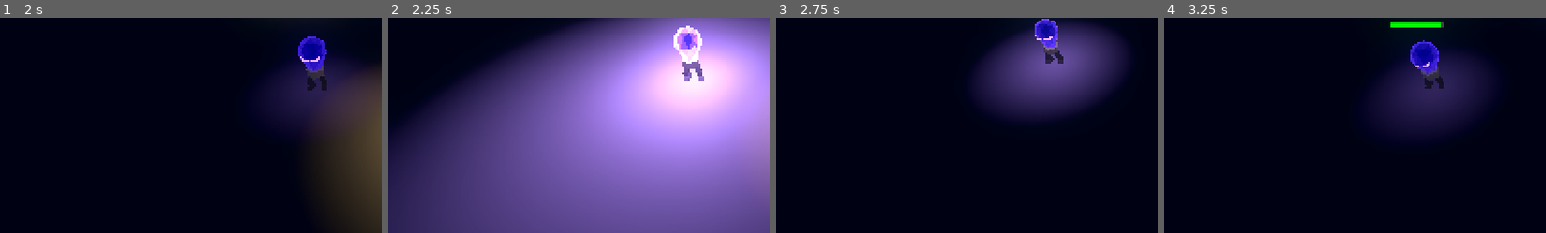
Above: before the commit, frames 1-4 (left to right).
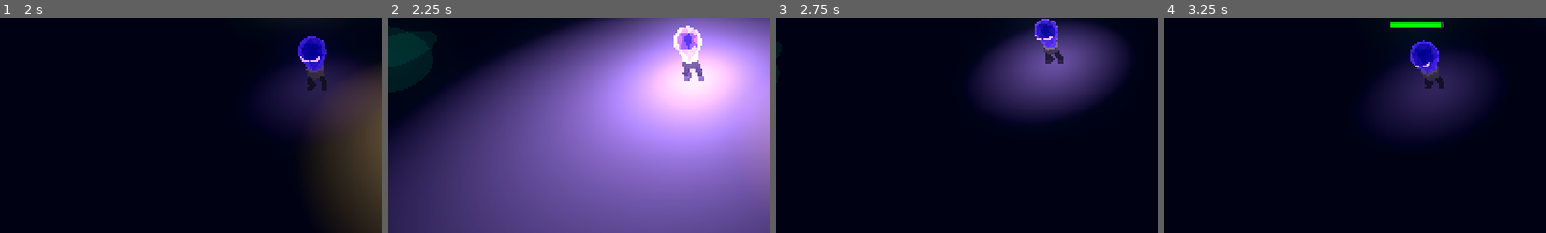
Above: after the commit, the same moments.

Repository: LowPolyFreak/EllieDeesAdventure
Game: Godot game, scene res://Scenes/main.tscn
The game is run twice, just before and just after one commit, with the same random seed, the same clock (stepped at 60 frames per second) and the same inputs.
Inputs:
- Up to frame 1 (2 s): hold D (right_p1) 0.53-1.28 s; tap Down (down_p2) at 0.6 s; tap Space (jump_p1) at 0.77, 1.52 s; hold S (down_p1) from 1.28 s (still down); tap Shift (glow_p1) at 1.35 s
- Up to frame 2 (2.25 s): release S (down_p1) at 2.03 s; hold D (right_p1) from 2.03 s (still down); tap Keypad 0 (glow_p2) at 2.1 s
- Up to frame 3 (2.75 s): keep holding D (right_p1)
- Up to frame 4 (3.25 s): release D (right_p1) at 2.78 s; hold W (up_p1) from 2.78 s (still down); tap E (interact) at 2.85 s; tap Space (jump_p1) at 3.02 s
The pictures show only the part of the screen within x 0-50%, y 41-91%; the shares and areas given below are measured in that part.

Frame 1 is identical in both runs. In frame 2, 2.5% of the frame differs, in the area x 0-11%, y 3-33%; in frame 3, less than 0.1%; in frame 4, nothing differs.

Commit message:
More ai work

Diff:
--- a/Scenes/ellie.tscn
+++ b/Scenes/ellie.tscn
@@ -138,17 +138,17 @@
 [node name="EllieModel" parent="." instance=ExtResource("2_mu1gt")]
 
 [node name="Skeleton3D" parent="EllieModel/Armature" index="0"]
-bones/0/position = Vector3(0.00780628, 0.490404, -0.0152299)
-bones/0/rotation = Quaternion(0.00314383, -0.000787102, -0.000783265, 0.999995)
-bones/1/rotation = Quaternion(0.0523991, -0.138516, 0.976064, 0.159272)
+bones/0/position = Vector3(0.00684479, 0.49391, -0.0117554)
+bones/0/rotation = Quaternion(0.00474399, -0.000571107, -0.000627335, 0.999988)
+bones/1/rotation = Quaternion(0.0515293, -0.136148, 0.977218, 0.154444)
 bones/1/scale = Vector3(1, 1, 1)
-bones/2/rotation = Quaternion(0.435988, -0.00388577, 0.203777, 0.87657)
-bones/3/rotation = Quaternion(-0.850921, -0.0294546, -0.0359252, 0.523235)
+bones/2/rotation = Quaternion(0.424431, -0.00391628, 0.198376, 0.883453)
+bones/3/rotation = Quaternion(-0.844752, -0.0328936, -0.0380895, 0.532787)
 bones/3/scale = Vector3(1, 1, 1)
-bones/4/rotation = Quaternion(-0.0409791, -0.141971, 0.979104, -0.139717)
+bones/4/rotation = Quaternion(-0.0419573, -0.13895, 0.979822, -0.137412)
 bones/4/scale = Vector3(1, 1, 1)
-bones/5/rotation = Quaternion(0.441775, 0.00387008, -0.206482, 0.873032)
-bones/6/rotation = Quaternion(-0.855511, 0.0313062, 0.0599735, 0.513345)
+bones/5/rotation = Quaternion(0.42939, 0.00390331, -0.200693, 0.880529)
+bones/6/rotation = Quaternion(-0.848764, 0.0342498, 0.0587231, 0.524384)
 bones/6/scale = Vector3(1, 1, 1)
 bones/7/position = Vector3(-0.187498, 0.245262, -0.282433)
 bones/8/position = Vector3(-0.170884, 0.0506439, 0.0332276)
@@ -161,7 +161,7 @@
 bones/10/scale = Vector3(1, 1, 1)
 
 [node name="BoneAttachment3D" parent="EllieModel/Armature/Skeleton3D" index="0"]
-transform = Transform3D(0.999998, 0.00156157, -0.00157912, -0.00157147, 0.999979, -0.00628638, 0.00156927, 0.00628885, 0.999979, 0.00780628, 0.490404, -0.0152299)
+transform = Transform3D(0.999999, 0.00124924, -0.00114815, -0.00126007, 0.999954, -0.00948716, 0.00113625, 0.00948859, 0.999954, 0.00684479, 0.49391, -0.0117554)
 
 [node name="OmniLight3D" parent="EllieModel/Armature/Skeleton3D/BoneAttachment3D" index="0"]
 light_energy = 0.25
--- a/Scenes/ghost.tscn
+++ b/Scenes/ghost.tscn
@@ -1,9 +1,10 @@
-[gd_scene load_steps=9 format=3 uid="uid://bdpxo5mey5nkd"]
+[gd_scene load_steps=14 format=3 uid="uid://bdpxo5mey5nkd"]
 
 [ext_resource type="PackedScene" uid="uid://3ohppoh2dwi" path="res://Scenes/uv_glow_cmpt.tscn" id="1_abus7"]
 [ext_resource type="Script" path="res://Scripts/ghost.gd" id="1_xoyfn"]
 [ext_resource type="PackedScene" uid="uid://doqqud74nr01a" path="res://Scenes/patrol_component.tscn" id="3_xbbn4"]
 [ext_resource type="PackedScene" uid="uid://bixqbcx87c3cl" path="res://Scenes/chase_component.tscn" id="4_qcwxf"]
+[ext_resource type="Texture2D" uid="uid://db135dfjansp2" path="res://Textures/EyeExpressions.png" id="5_f8m4q"]
 
 [sub_resource type="StandardMaterial3D" id="StandardMaterial3D_nddc2"]
 transparency = 1
@@ -23,6 +24,29 @@
 
 [sub_resource type="SphereShape3D" id="SphereShape3D_a8c50"]
 radius = 1.0
+
+[sub_resource type="SphereShape3D" id="SphereShape3D_h7m47"]
+radius = 4.0
+
+[sub_resource type="SphereShape3D" id="SphereShape3D_31xhb"]
+radius = 1.5
+
+[sub_resource type="StandardMaterial3D" id="StandardMaterial3D_1uiyr"]
+transparency = 1
+albedo_color = Color(0, 0, 0, 1)
+albedo_texture = ExtResource("5_f8m4q")
+metallic_specular = 0.0
+roughness = 0.0
+emission_enabled = true
+emission = Color(1, 0, 0, 1)
+emission_energy_multiplier = 2.0
+uv1_scale = Vector3(0.25, 0.25, 0.25)
+uv1_offset = Vector3(0.5, 0, 0)
+texture_filter = 0
+
+[sub_resource type="PlaneMesh" id="PlaneMesh_gair3"]
+material = SubResource("StandardMaterial3D_1uiyr")
+size = Vector2(1, 1)
 
 [node name="Ghost" type="Area3D"]
 script = ExtResource("1_xoyfn")
@@ -46,9 +70,37 @@
 shape = SubResource("SphereShape3D_a8c50")
 
 [node name="PatrolComponent" parent="." node_paths=PackedStringArray("user") instance=ExtResource("3_xbbn4")]
+enable_on_load = true
 user = NodePath("..")
 patrol_speed = 3.0
 
 [node name="ChaseComponent" parent="." node_paths=PackedStringArray("user") instance=ExtResource("4_qcwxf")]
 user = NodePath("..")
 chase_speed = 4.0
+
+[node name="ChaseRange" type="Area3D" parent="."]
+collision_layer = 0
+collision_mask = 2
+
+[node name="CollisionShape3D" type="CollisionShape3D" parent="ChaseRange"]
+shape = SubResource("SphereShape3D_h7m47")
+
+[node name="AttackRange" type="Area3D" parent="."]
+collision_layer = 0
+collision_mask = 2
+
+[node name="CollisionShape3D" type="CollisionShape3D" parent="AttackRange"]
+shape = SubResource("SphereShape3D_31xhb")
+
+[node name="Eyes" type="MeshInstance3D" parent="."]
+transform = Transform3D(-1, 0, 8.74228e-08, -8.74228e-08, -4.37114e-08, -1, 3.82137e-15, -1, 4.37114e-08, -0.325156, 1.68233, -0.807048)
+visible = false
+mesh = SubResource("PlaneMesh_gair3")
+
+[node name="MeshInstance3D2" type="MeshInstance3D" parent="Eyes"]
+transform = Transform3D(0.707107, 0, -0.707107, -3.55271e-15, 1, 0, 0.707107, 0, 0.707107, -0.704041, 0, -0.051484)
+mesh = SubResource("PlaneMesh_gair3")
+skeleton = NodePath("../..")
+
+[connection signal="body_entered" from="ChaseRange" to="." method="_on_chase_range_body_entered"]
+[connection signal="body_entered" from="AttackRange" to="." method="_on_attack_range_body_entered"]
--- a/Scenes/main.tscn
+++ b/Scenes/main.tscn
@@ -214,13 +214,13 @@
 [node name="level_1_1" type="Node" parent="Patrol_Points"]
 
 [node name="Marker3D" type="Marker3D" parent="Patrol_Points/level_1_1"]
-transform = Transform3D(1, 0, 0, 0, 1, 0, 0, 0, 1, -12, 0, 0)
+transform = Transform3D(1, 0, 0, 0, 1, 0, 0, 0, 1, -15.4153, 0, 0)
 
 [node name="Marker3D2" type="Marker3D" parent="Patrol_Points/level_1_1"]
-transform = Transform3D(1, 0, 0, 0, 1, 0, 0, 0, 1, -5, 0, 0)
+transform = Transform3D(1, 0, 0, 0, 1, 0, 0, 0, 1, -8.41528, 0, 0)
 
 [node name="Marker3D3" type="Marker3D" parent="Patrol_Points/level_1_1"]
-transform = Transform3D(1, 0, 0, 0, 1, 0, 0, 0, 1, -5, 0, 6)
+transform = Transform3D(1, 0, 0, 0, 1, 0, 0, 0, 1, -8.41528, 0, 6)
 
 [connection signal="timeout" from="CameraFollow/UpdateTimer" to="CameraFollow" method="_on_update_timer_timeout"]
 
--- a/Scripts/ghost.gd
+++ b/Scripts/ghost.gd
@@ -1,6 +1,11 @@
 extends Area3D
+class_name Enemy
 
+@onready var patrol_component: PatrolComponent = $PatrolComponent
+@onready var chase_component: ChaseComponent = $ChaseComponent
+@onready var eyes: MeshInstance3D = $Eyes
 
+var chasing: bool
 
 # Called when the node enters the scene tree for the first time.
 func _ready():
@@ -10,3 +15,22 @@
 # Called every frame. 'delta' is the elapsed time since the previous frame.
 func _process(_delta):
 	pass
+
+
+func _on_chase_range_body_entered(body: Node3D) -> void:
+	if body is Player and !chasing:
+		eyes.show()
+		chasing = true
+		patrol_component.leave_state()
+		look_at(body.global_position)
+		await get_tree().create_timer(0.75).timeout
+		chase_component.enter_state(body)
+
+
+func _on_attack_range_body_entered(body: Node3D) -> void:
+	if body is Player:
+		chase_component.leave_state()
+		await get_tree().create_timer(0.5).timeout
+		patrol_component.enter_state()
+		chasing = false
+		eyes.hide()
--- a/Scripts/uv_glow_cmpt.gd
+++ b/Scripts/uv_glow_cmpt.gd
@@ -11,7 +11,7 @@
 var tween: Tween
 
 func _ready() -> void:
-	$DetectionRadius.shape.radius = dee.glow_light_range - 2
+	$DetectionRadius.shape.radius = dee.glow_light_range
 	material = mesh_target.get_active_material(0).duplicate()
 	mesh_target.set_surface_override_material(0, material)
 	material.albedo_color.a = 0
